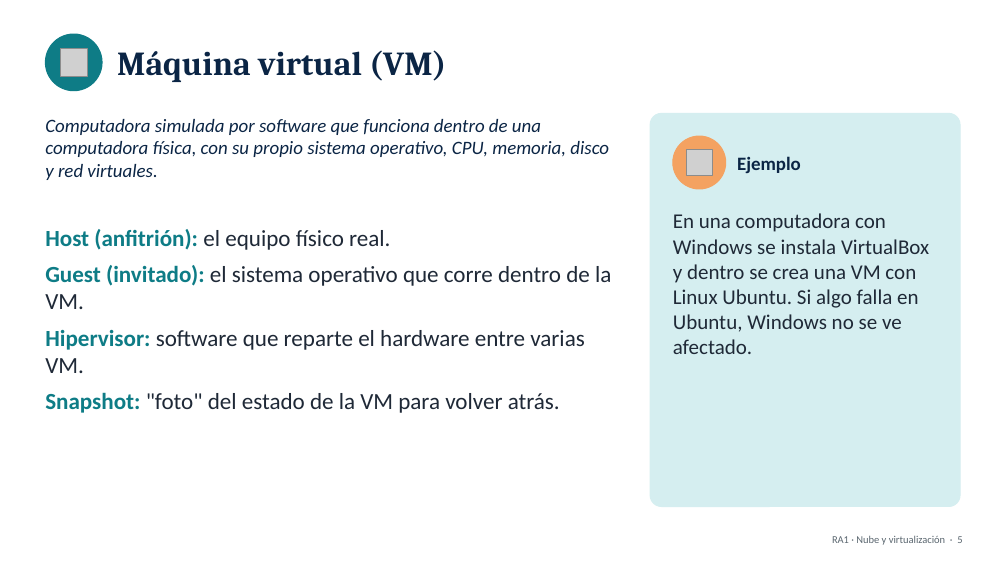
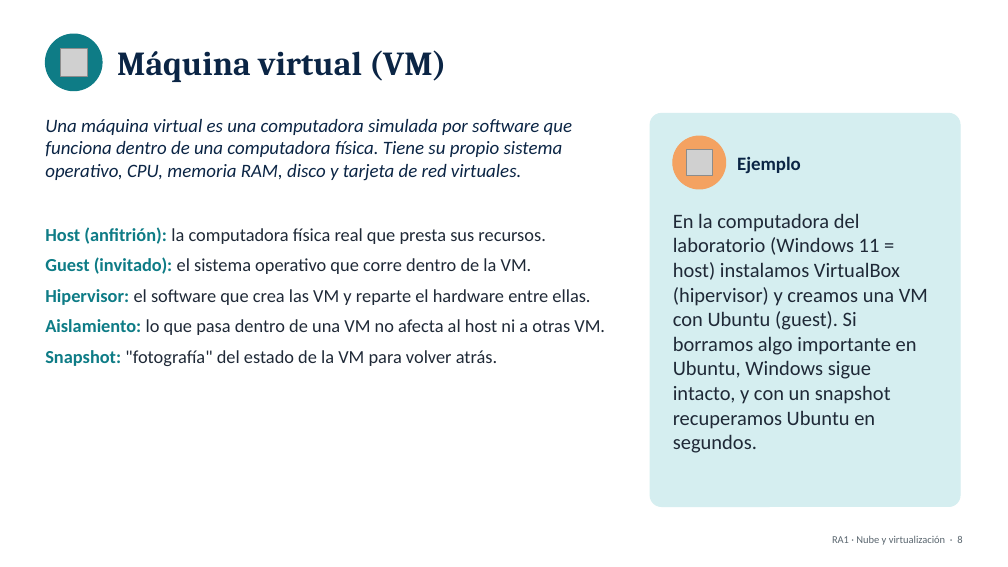
Before and after one commit to HrndzEricka/CABANA, a slide deck: slide 9 of 11-3/presentaciones/RA1_Nube_y_Virtualizacion.pptx (slide 6 before the commit). Drawn at 1008x567 pixels with LibreOffice and Linux fonts; fonts in the diff are those of the drawing; grey boxes stand for pictures. Boxes give left, top, right and bottom in pixels: in the first picture for what was removed or moved away, otherwise in the second. Text is boxed around its words. In the diff, an @@ line names an element or a change of style, - is before the commit and + after.

```diff
--- a/11-3/presentaciones/RA1_Nube_y_Virtualizacion.pptx
+++ b/11-3/presentaciones/RA1_Nube_y_Virtualizacion.pptx
@@ text at <box>45,119,572,181</box>: text changed @@
-Computadora simulada por software que funciona dentro de una computadora física, con su propio sistema operativo, CPU, memoria, disco y red virtuales.
+Una máquina virtual es una computadora simulada por software que funciona dentro de una computadora física. Tiene su propio sistema operativo, CPU, memoria RAM, disco y tarjeta de red virtuales.
@@ text at <box>45,227,545,244</box>: text changed; size 22 to 17.5 pt @@
-• Host (anfitrión): el equipo físico real.
+• Host (anfitrión): la computadora física real que presta sus recursos.
@@ text at <box>673,213,928,453</box>: text changed; size 20 to 19.5 pt @@
-En una computadora con Windows se instala VirtualBox y dentro se crea una VM con Linux Ubuntu. Si algo falla en Ubuntu, Windows no se ve afectado.
+En la computadora del laboratorio (Windows 11 = host) instalamos VirtualBox (hipervisor) y creamos una VM con Ubuntu (guest). Si borramos algo importante en Ubuntu, Windows sigue intacto, y con un snapshot recuperamos Ubuntu en segundos.
@@ text at <box>45,257,532,274</box>: size 22 to 17.5 pt in "Guest (invitado): el sistema operativo que corre ..." @@
@@ text at <box>45,289,605,366</box>: text changed; size 22 to 17.5 pt @@
-• Hipervisor: software que reparte el hardware entre varias VM.
-• Snapshot: "foto" del estado de la VM para volver atrás.
+• Hipervisor: el software que crea las VM y reparte el hardware entre ellas.
+• Aislamiento: lo que pasa dentro de una VM no afecta al host ni a otras VM.
+• Snapshot: "fotografía" del estado de la VM para volver atrás.
```
Also in this commit, not shown: 26 other slides changed, 30 slides added, 5 slides removed, 4 other files.
